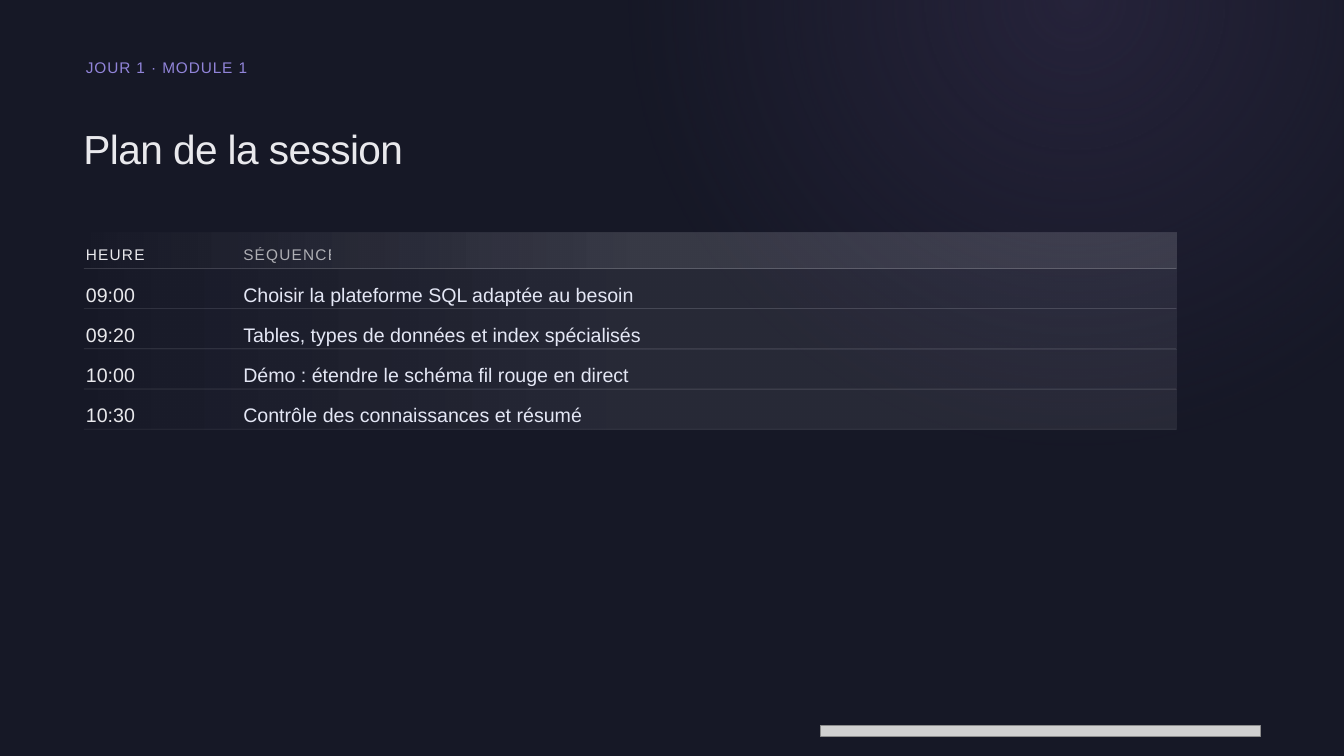
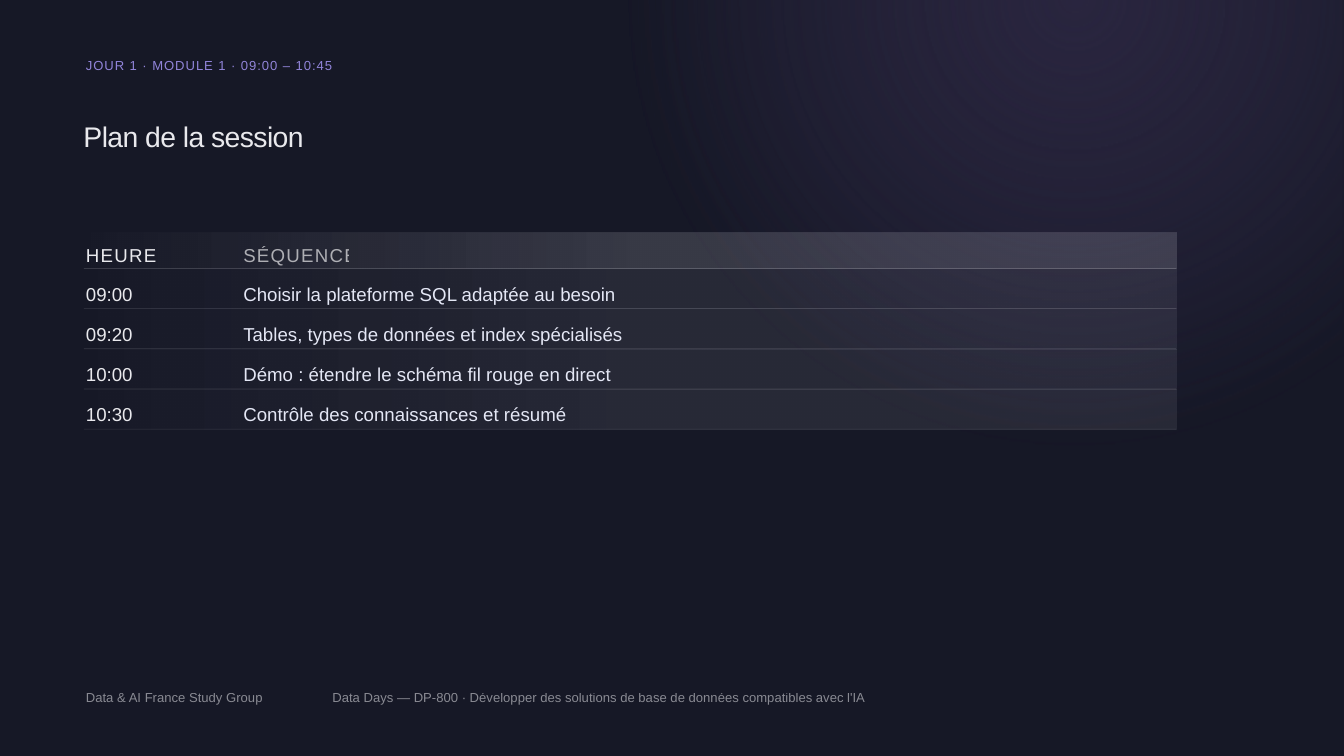
Before and after one commit to smartissime/data-day-2026, a slide deck: slide 2 of DP-800/DP-800-Jour 1 - Session 1.pptx. Drawn at 1344x756 pixels with LibreOffice and Linux fonts; fonts in the diff are those of the drawing; grey boxes stand for pictures; background and template pictures are left out. Boxes give left, top, right and bottom in pixels: in the first picture for what was removed or moved away, otherwise in the second. Text is boxed around its words. In the diff, an @@ line names an element or a change of style, - is before the commit and + after.

```diff
--- a/DP-800/DP-800-Jour 1 - Session 1.pptx
+++ b/DP-800/DP-800-Jour 1 - Session 1.pptx
@@ rectangle removed at box(0, 0, 1344, 756) @@
@@ rectangle added at box(0, 0, 1344, 756), fill gradient #2B2741 @@
@@ rectangle added at box(0, 0, 1343, 755), fill gradient #2B2741 @@
@@ text removed at box(86, 62, 248, 73) @@
-JOUR 1 · MODULE 1
@@ text added at box(86, 61, 332, 70), 14 pt, text #9184D9 @@
+JOUR 1 · MODULE 1 · 09:00 – 10:45
@@ text "Plan de la session" at box(83, 126, 304, 148): size 43.5 to 30.4 pt; line spacing 0.99 to 0.79 @@
@@ text "HEURE" at box(86, 249, 156, 262): size 16.5 to 20 pt @@
@@ text "SÉQUENCE" at box(243, 249, 357, 266): size 16.5 to 20 pt @@
@@ size 21 to 20 pt in 8 elements at box(86, 288, 133, 301), box(243, 287, 615, 305), box(86, 328, 133, 341), box(243, 327, 622, 345), box(86, 368, 133, 381), box(243, 367, 611, 385), box(86, 408, 133, 421), box(243, 407, 566, 421) @@
@@ text added at box(86, 693, 262, 705), 14 pt, text #E9E9ED at 55% opacity @@
+Data & AI France Study Group
@@ text added at box(332, 693, 865, 705), 14 pt, text #E9E9ED at 55% opacity @@
+Data Days — DP-800 · Développer des solutions de base de données compatibles avec l'IA
@@ picture removed at box(821, 725, 1260, 737) @@
```
Also in this commit, not shown: 7 other slides changed, 13 other files.
